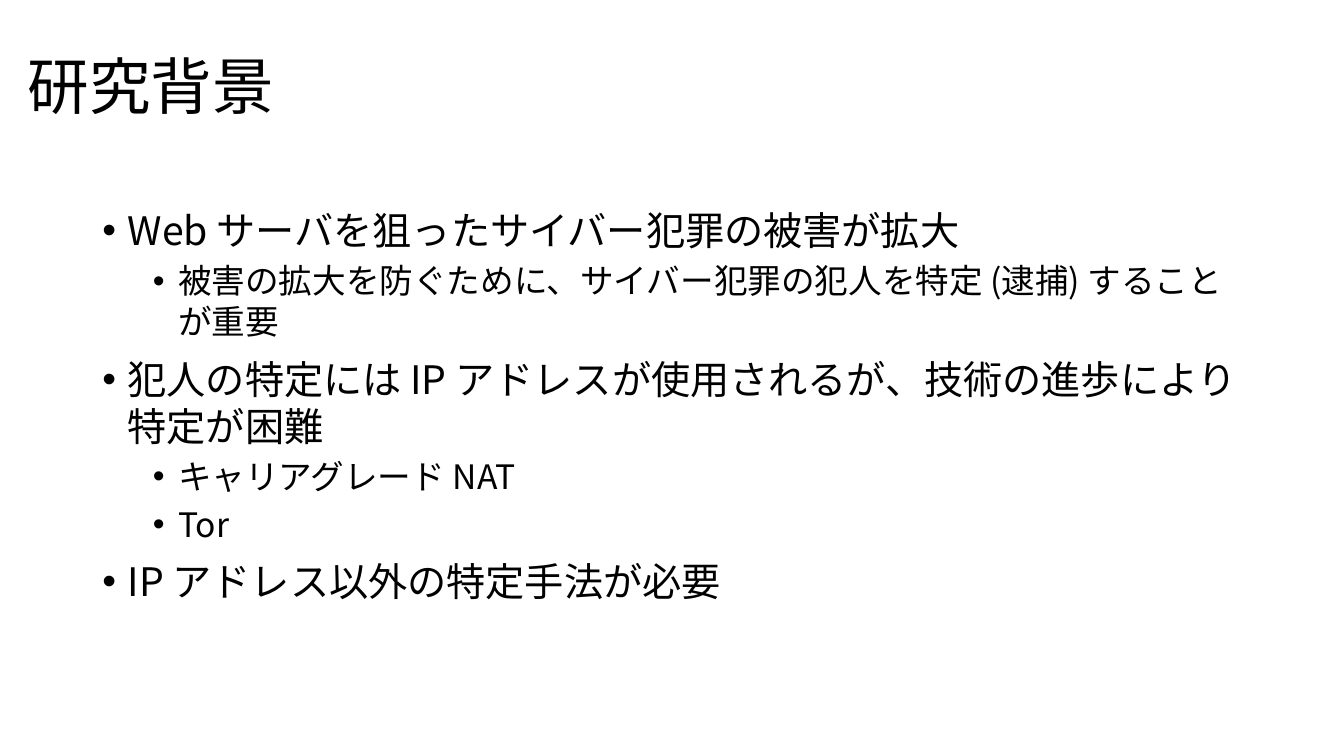
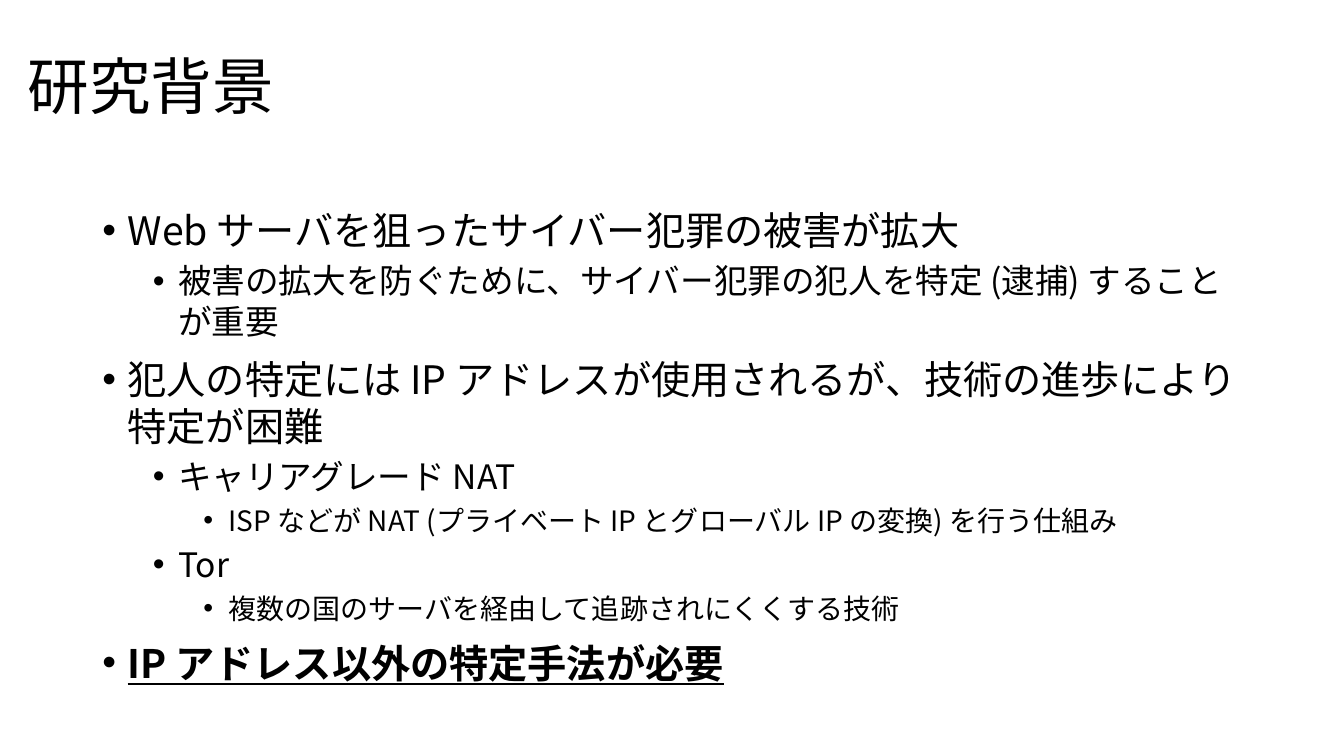
Before and after one commit to noraworld/graduation-thesis, a slide deck: slide 3 of presentation_slides.pptx. Drawn at 1344x756 pixels with LibreOffice and Linux fonts; fonts in the diff are those of the drawing. Boxes give left, top, right and bottom in pixels: in the first picture for what was removed or moved away, otherwise in the second. Text is boxed around its words. In the diff, an @@ line names an element or a change of style, - is before the commit and + after.

```diff
--- a/presentation_slides.pptx
+++ b/presentation_slides.pptx
@@ text at (228, 507, 1117, 537): paragraph added @@
+    • ISP などが NAT (プライベート IP とグローバル IP の変換) を行う仕組み
@@ text at (228, 595, 899, 622): paragraph added @@
+    • 複数の国のサーバを経由して追跡されにくくする技術
@@ text at (128, 644, 724, 685): bold on, underline on in "IP アドレス以外の特定手法が必要" @@
```
Also in this commit, not shown: 6 other slides changed.
